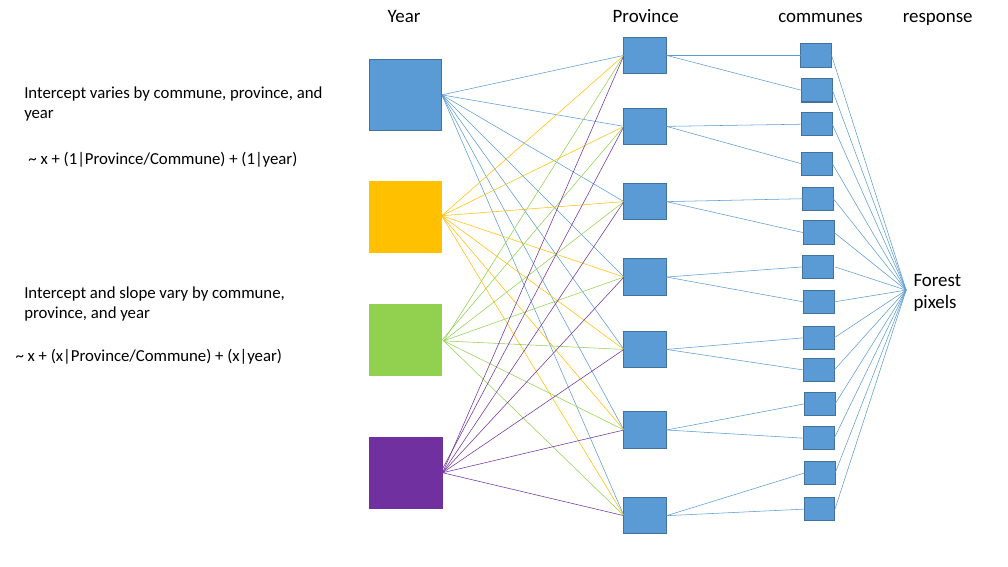
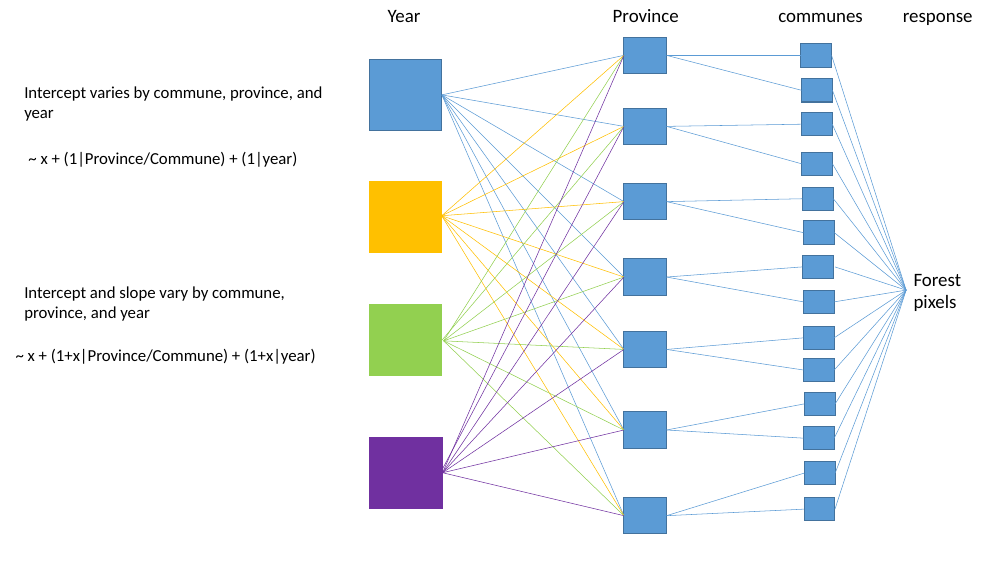
Before and after one commit to mattnuttall00/PhD_Chapter1, a slide deck: slide 3 of mixed_model_structures.pptx (slide 2 before the commit). Drawn at 1008x567 pixels with LibreOffice and Linux fonts; fonts in the diff are those of the drawing. Boxes give left, top, right and bottom in pixels: in the first picture for what was removed or moved away, otherwise in the second. Text is boxed around its words. In the diff, an @@ line names an element or a change of style, - is before the commit and + after.

```diff
--- a/mixed_model_structures.pptx
+++ b/mixed_model_structures.pptx
@@ text at box(28, 349, 316, 364): text changed @@
-~ x + (x|Province/Commune) + (x|year)
+~ x + (1+x|Province/Commune) + (1+x|year)
```
Also in this commit, not shown: 3 other slides changed, 3 slides added, 1 other file.
